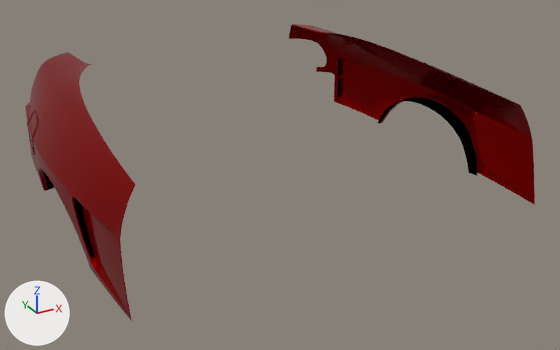
The Blender file content/cars/nissan_rs13/rearfenders_carmodifywonderglare.blend: old version first, new version second.
Rendered twice from a camera (50 mm lens) standing at (-1.41, -1.4, 1.61) and looking at (0.06, 1.27, 0.28). Lighting does not change. The marker at lower left points along +X, +Y and +Z.

Objects in the first picture: 'Cover', 'Fenders'.
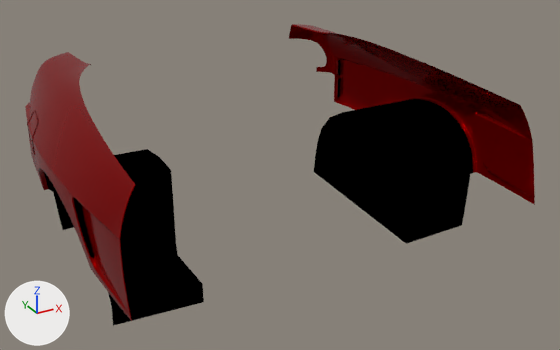
Changed parts and their boxes (x1, y1, x2, y2) in the pictures (560 x 350 px):
'Undercarriage', added (black)
    after: (44, 99, 473, 326)
'Cover', reshaped
    before: (44, 60, 477, 258)
    after: (74, 60, 340, 258)
part 1 of me_cover, deleted (black)
    before: (378, 97, 477, 176)

Diff of the bpy script that builds the scene:
```diff
--- a/content/cars/nissan_rs13/rearfenders_carmodifywonderglare.blend.py
+++ b/content/cars/nissan_rs13/rearfenders_carmodifywonderglare.blend.py
@@ me_cover @@
 me_cover.from_pydata(...)  # 224 vertices, 106 faces; spans x -0.9..0.9, y 0.9..1.98, z 0.24..0.51
 # used by ob_cover; location = (0.0, 0.0, 0.0)
+# me_cover part 1: the loose piece of 62 vertices spanning x 0.82..0.9, y 0.92..1.64, z 0.24..0.47 is deleted
 me_cover.materials.append(mat_black_mate)
-me_cover.materials.append(mat_black_mate_001)  # black #000000
@@ me_undercarriage @@
+me_undercarriage.from_pydata(...)  # 112 vertices, 156 faces; spans x -0.88..0.88, y 0.9..1.66, z 0.0..0.47
+me_undercarriage.materials.append(mat_black_mate_001)  # black #000000
@@ ob_undercarriage @@
+ob_undercarriage = bpy.data.objects.new('Undercarriage', me_undercarriage)
+ob_undercarriage.location = (0.0, 0.0, 0.0)
```
